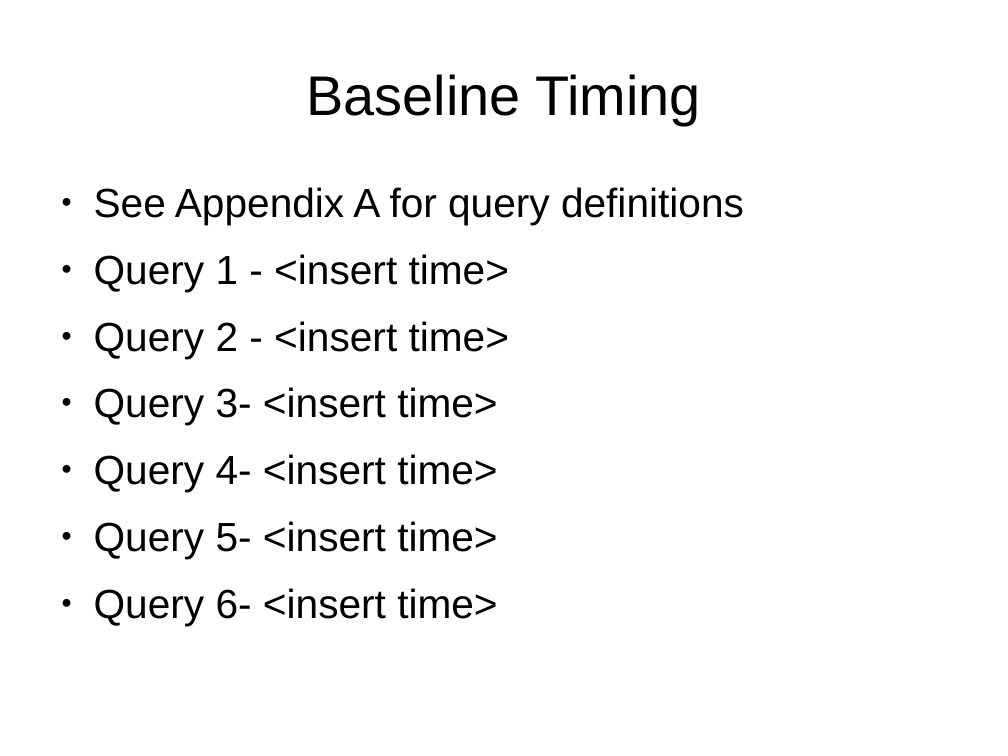
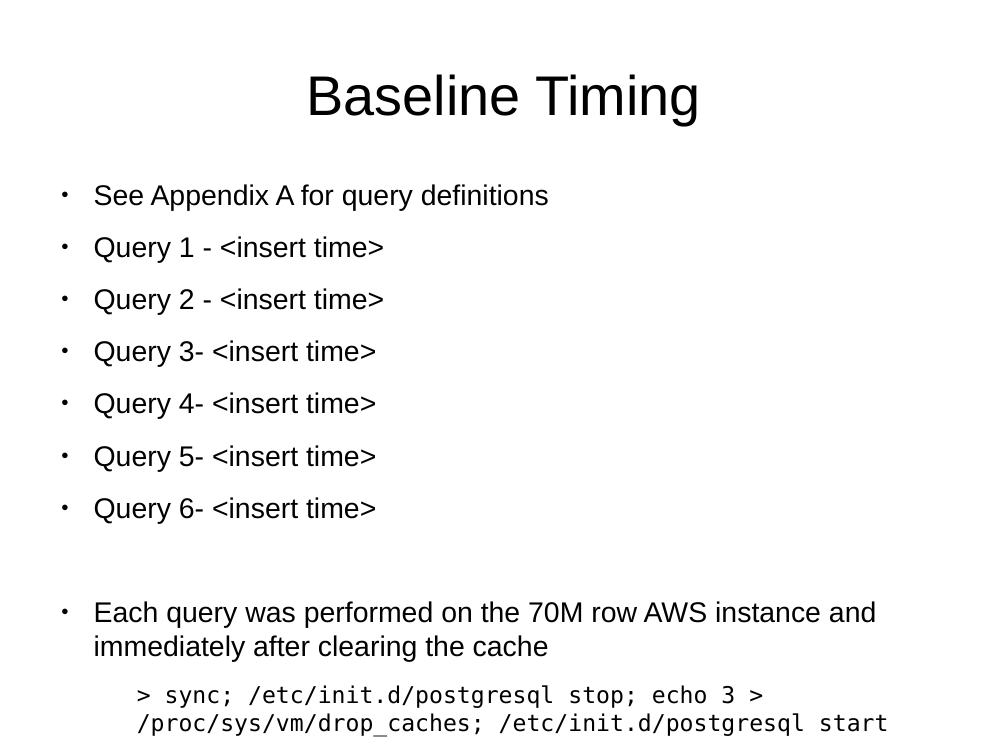
Before and after one commit to afcarl/dse201_final, a slide deck: slide 2 of dse201_final_report.odp. Drawn at 1008x756 pixels with LibreOffice and Linux fonts; fonts in the diff are those of the drawing. Boxes give left, top, right and bottom in pixels: in the first picture for what was removed or moved away, otherwise in the second. Text is boxed around its words. In the diff, an @@ line names an element or a change of style, - is before the commit and + after.

```diff
--- a/dse201_final_report.odp
+++ b/dse201_final_report.odp
@@ text at [94,184,549,523]: size 32 to 22.4 pt in "See Appendix A for query definitions", "Query 1 - <insert time>", "Query 2 - <insert time>", "Query 3- <insert time>" and 3 more places @@
@@ text at [94,601,889,737]: paragraphs added @@
+● Each query was performed on the 70M row AWS instance and immediately after clearing the cache
+  > sync; /etc/init.d/postgresql stop; echo 3 > /proc/sys/vm/drop_caches; /etc/init.d/postgresql start
```
Also in this commit, not shown: 1 other slide changed, 7 slides added, 3 slides removed, 2 other files.
